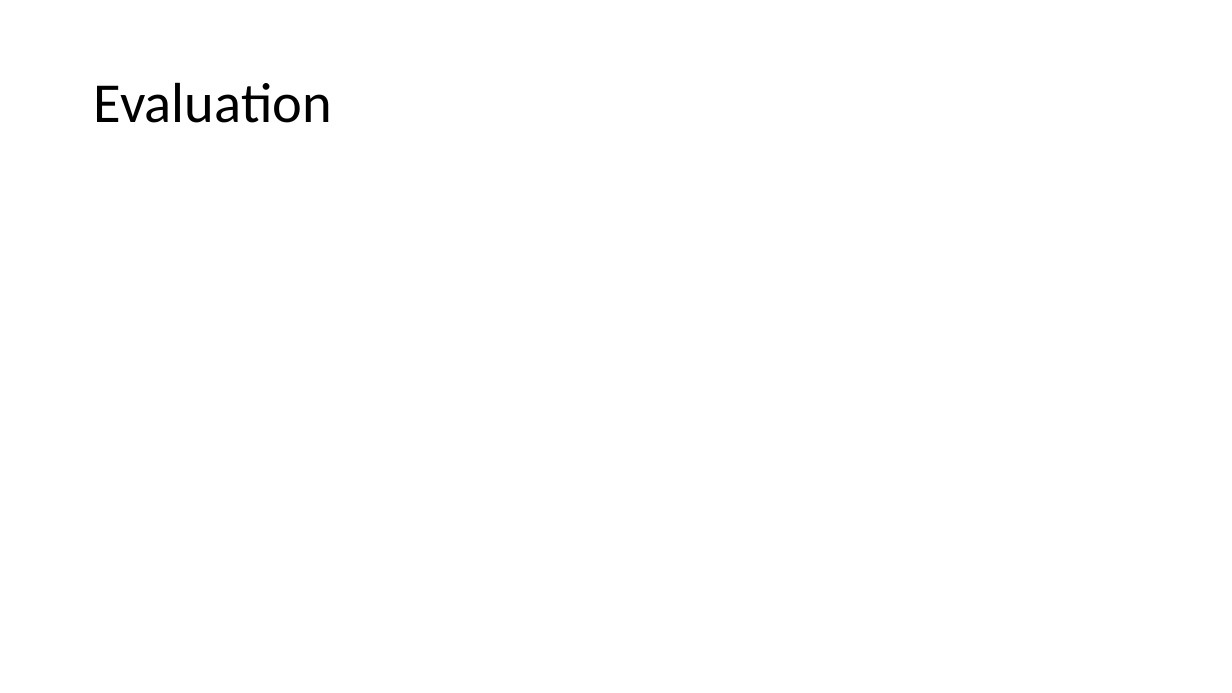
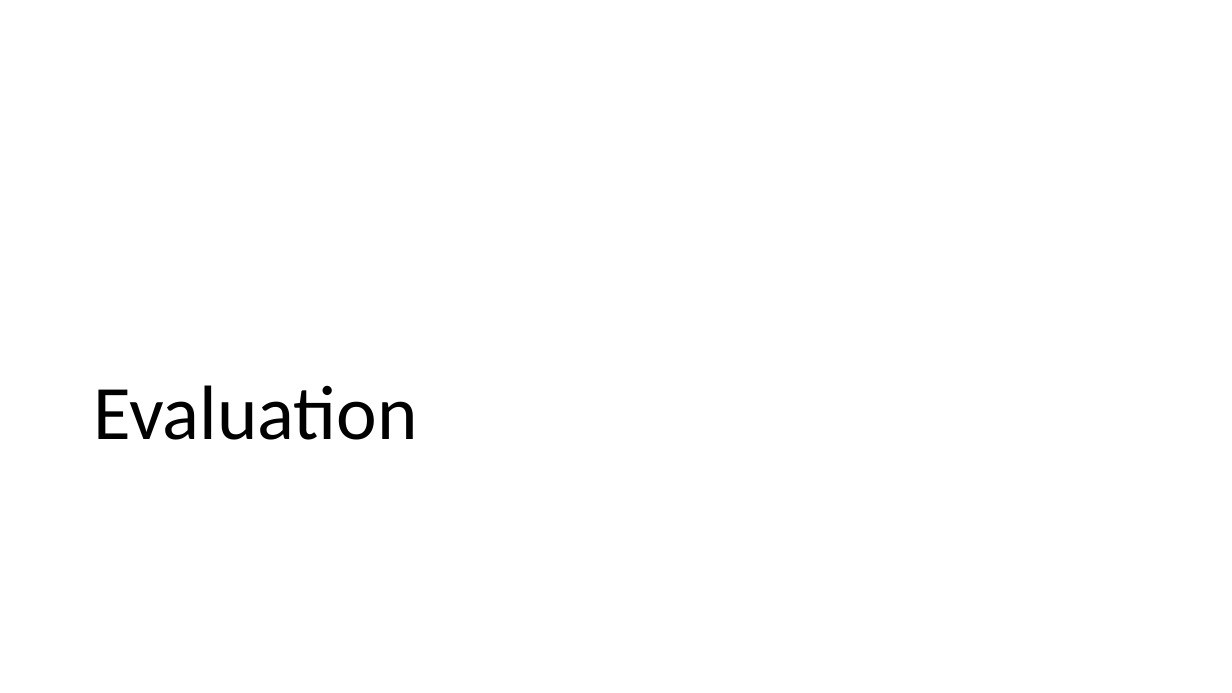
Before and after one commit to advocd/MasterThesis, a slide deck: slide 14 of Abgaben/Präsentation Masterarbeit/Präsentation Muench.pptx (slide 8 before the commit). Drawn at 1232x693 pixels with LibreOffice and Linux fonts; fonts in the diff are those of the drawing. Boxes give left, top, right and bottom in pixels: in the first picture for what was removed or moved away, otherwise in the second. Text is boxed around its words. In the diff, an @@ line names an element or a change of style, - is before the commit and + after.

```diff
--- a/Abgaben/Präsentation Masterarbeit/Präsentation Muench.pptx
+++ b/Abgaben/Präsentation Masterarbeit/Präsentation Muench.pptx
@@ title "Evaluation": place and size @@
-title "Evaluation" at (94,82,332,123)
+title "Evaluation" at (93,385,417,440)
@@ title "Evaluation" at (93,385,417,440): size 44 to 60 pt; vertical alignment middle to bottom @@
```
Also in this commit, not shown: 4 other slides changed, 12 slides added, 3 slides removed, 1 other file.
